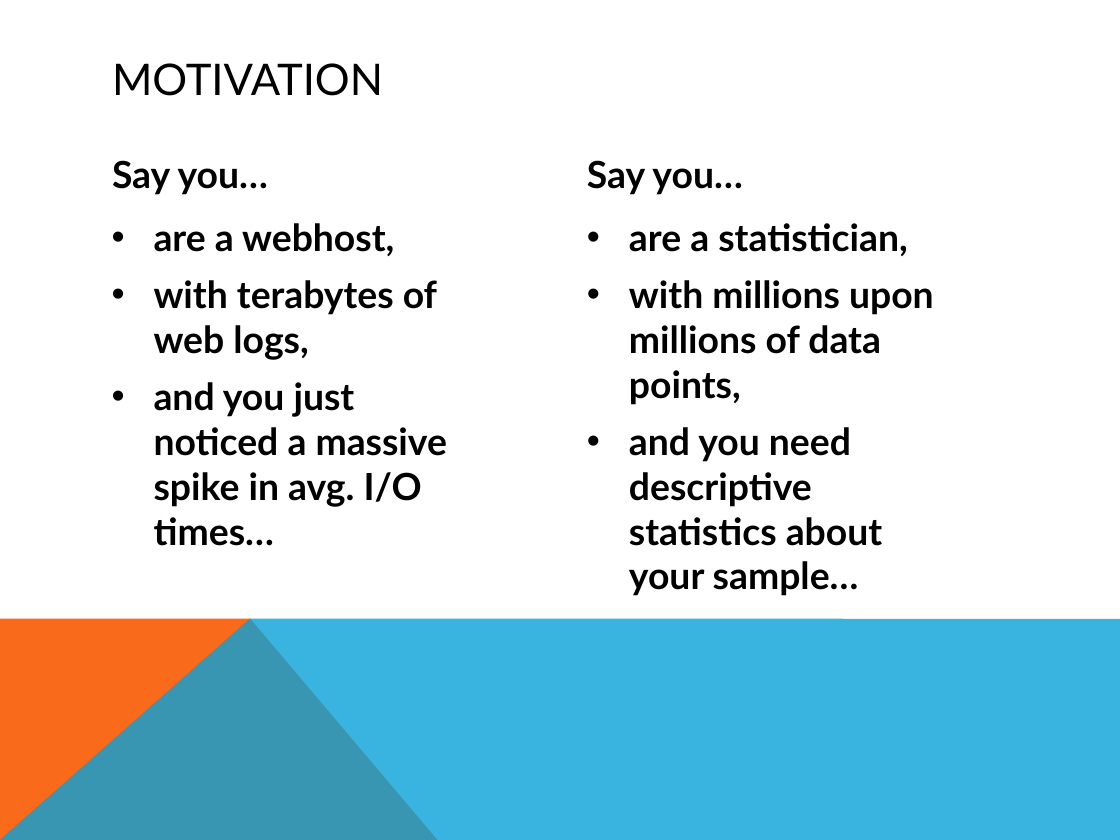
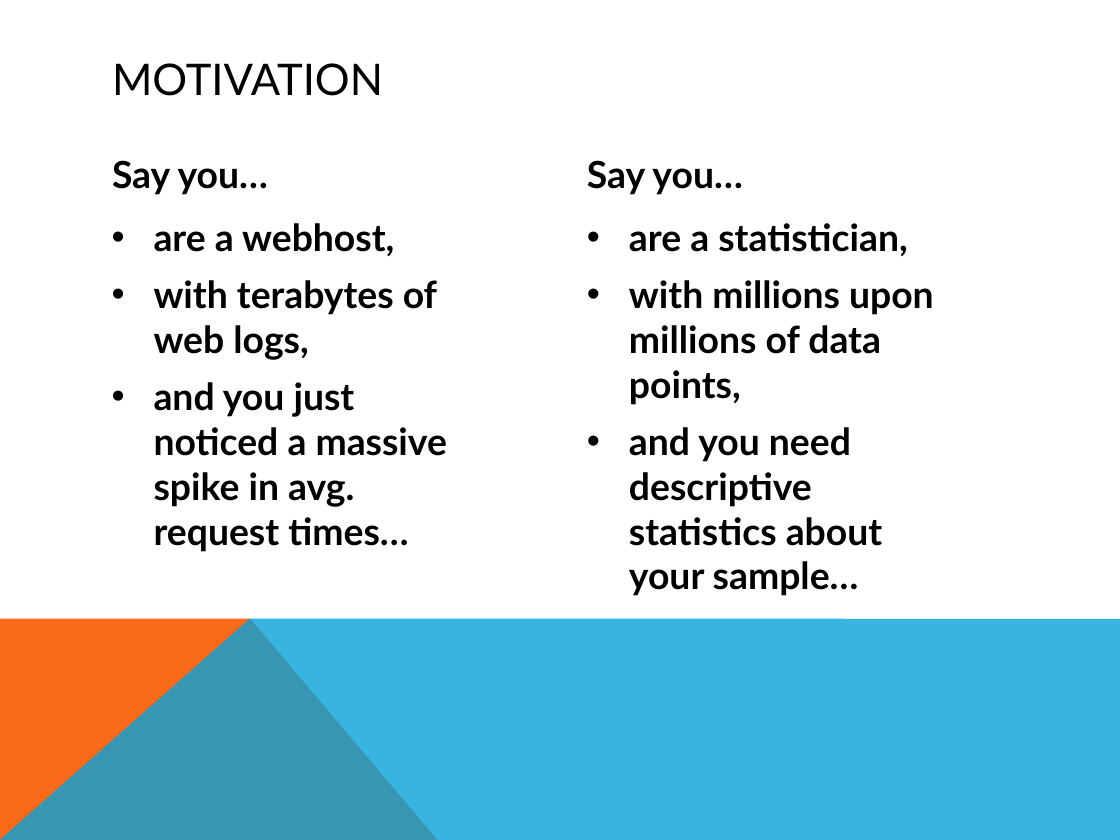
Before and after one commit to smessing/Hog, a slide deck: slide 4 of demo/demo.pptx. Drawn at 1120x840 pixels with LibreOffice and Linux fonts; fonts in the diff are those of the drawing. Boxes give left, top, right and bottom in pixels: in the first picture for what was removed or moved away, otherwise in the second. Text is boxed around its words. In the diff, an @@ line names an element or a change of style, - is before the commit and + after.

Commit message:
working on powerpoint.

```diff
--- a/demo/demo.pptx
+++ b/demo/demo.pptx
@@ text at box(154, 382, 448, 552): text changed @@
-• and you just noticed a massive spike in avg. I/O times…
+• and you just noticed a massive spike in avg. request times…
```
Also in this commit, not shown: 1 other slide changed, 1 slide added.
